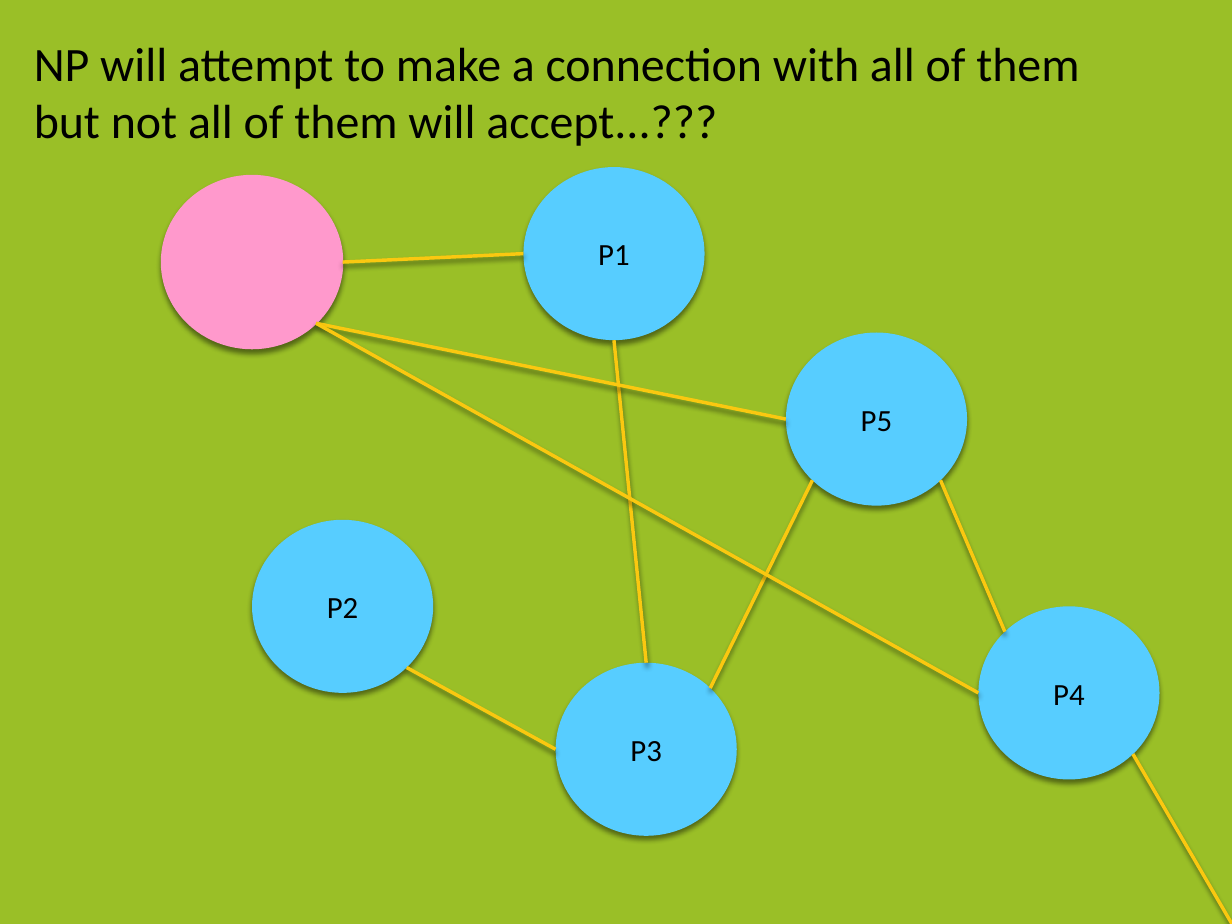
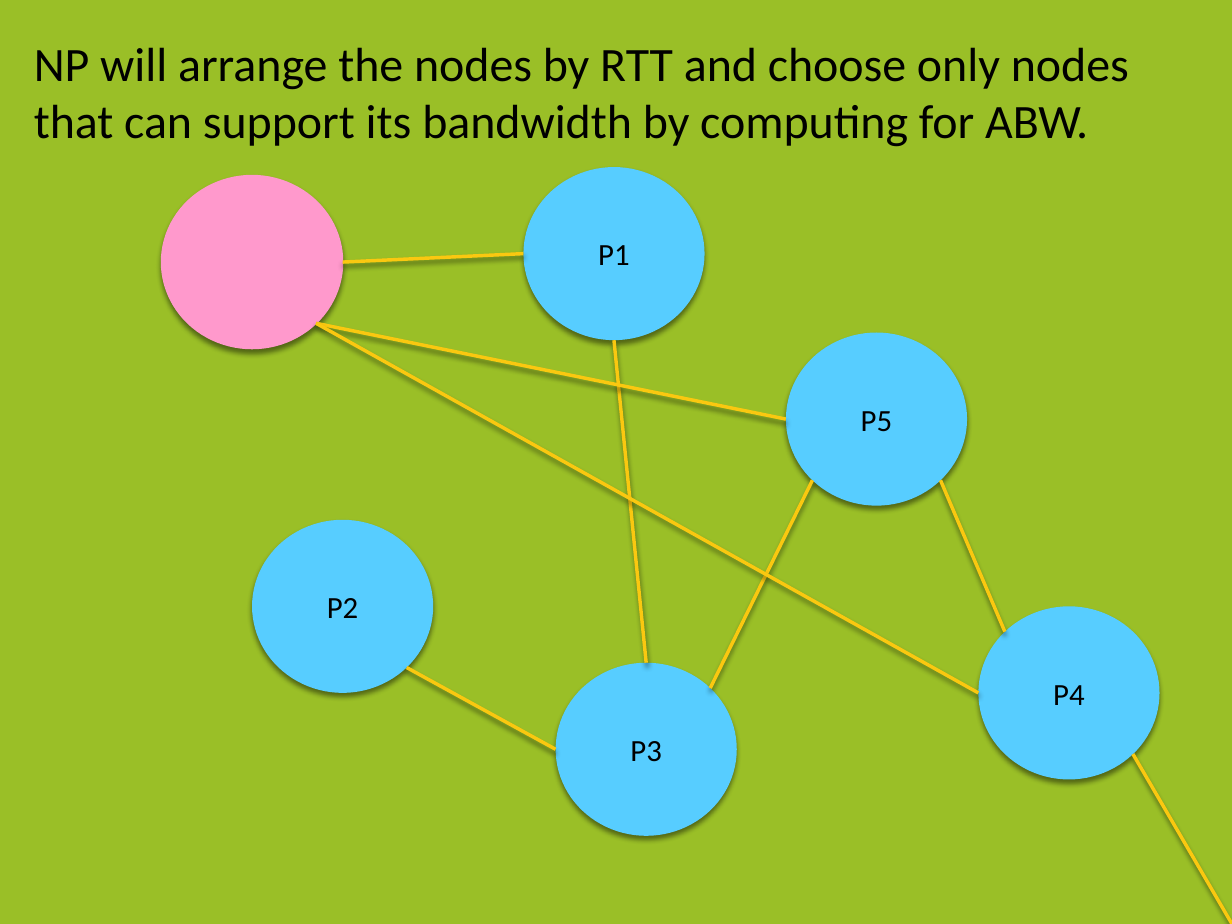
Before and after one commit to janeriongcol/ndsg-chupacabra, a slide deck: slide 59 of Presentations/Mock Presentation.pptx. Drawn at 1232x924 pixels with LibreOffice and Linux fonts; fonts in the diff are those of the drawing. Boxes give left, top, right and bottom in pixels: in the first picture for what was removed or moved away, otherwise in the second. Text is boxed around its words. In the diff, an @@ line names an element or a change of style, - is before the commit and + after.

```diff
--- a/Presentations/Mock Presentation.pptx
+++ b/Presentations/Mock Presentation.pptx
@@ text at [34,47,1129,147]: text changed @@
-NP will attempt to make a connection with all of them but not all of them will accept...???
+NP will arrange the nodes by RTT and choose only nodes that can support its bandwidth by computing for ABW.
```
Also in this commit, not shown: 2 other slides changed, 1 slide added.
